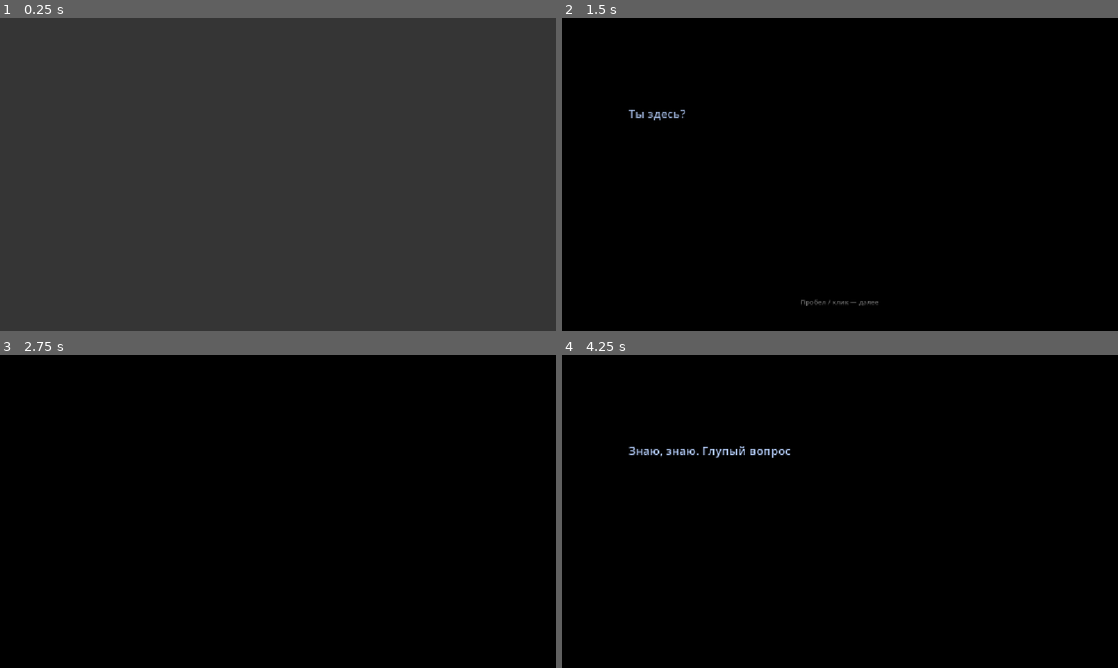
Above: before the commit, frames 1-4 (two rows, left to right).
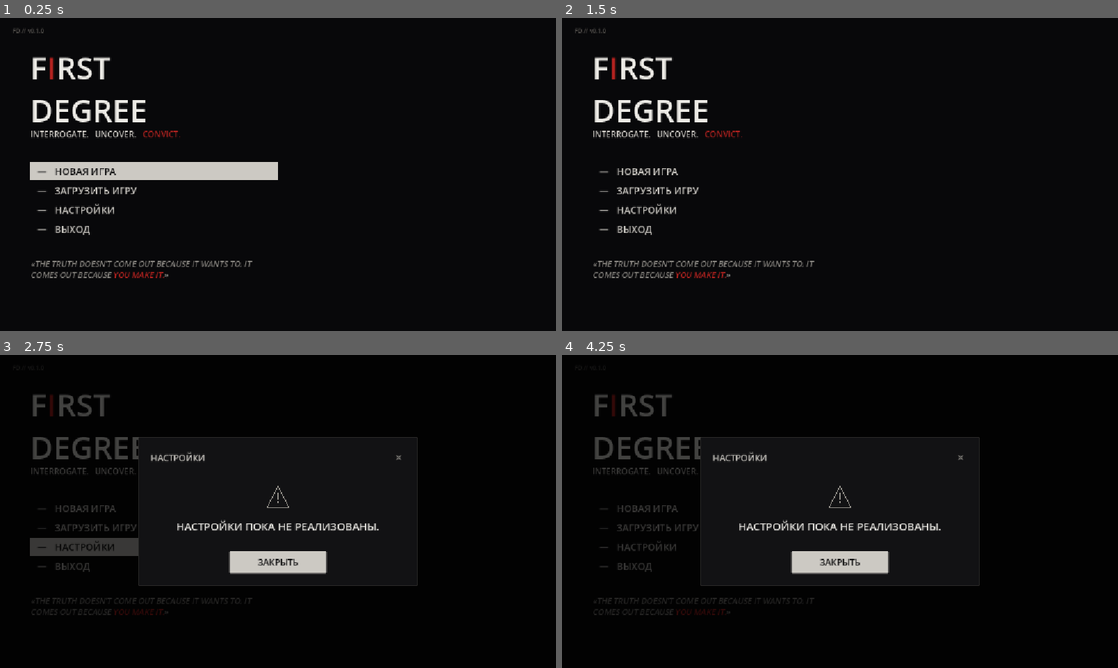
Above: after the commit, the same moments.

Repository: vtyurin89/first-degree-v-2
Game: Godot game, scene res://scenes/MainMenu.tscn
Two runs of this game, one before a commit and one after it. Both use one fixed random seed, a clock stepped at 60 frames per second and the inputs below. Before the commit the project starts from res://scenes/Main.tscn.
Inputs (mouse positions are in pixels of both pictures, inside the frame that each line leads up to):
- Up to frame 1 (0.25 s): no input
- Up to frame 2 (1.5 s): click (717, 190) at 0.5 s, where only the run after the commit has a clickable "— ЗАГРУЗИТЬ ИГРУ"; click (840, 224) at 1.25 s, where only the run after the commit has a clickable "ЗАКРЫТЬ"
- Up to frame 3 (2.75 s): click (155, 545) at 2 s, where only the run after the commit has a clickable "— НАСТРОЙКИ"
- Up to frame 4 (4.25 s): click (717, 508) at 2.75 s, where only the run after the commit has a clickable "— НОВАЯ ИГРА"; click (717, 508) at 3.5 s, where only the run after the commit has a clickable "— НОВАЯ ИГРА"

The runs differ from the first frame. In frame 1, 99% of the frame differs, in the area x 0-100%, y 0-100%; in frame 2, 3.4%; in frame 3, 5.4%; in frame 4, 4.7%.

Commit message:
feat: Main menu

Diff:
--- a/project.godot
+++ b/project.godot
@@ -11,13 +11,14 @@
 [application]
 
 config/name="first_degree_v2"
-run/main_scene="res://scenes/Main.tscn"
+run/main_scene="res://scenes/MainMenu.tscn"
 config/features=PackedStringArray("4.7", "Forward Plus")
 config/icon="res://icon.svg"
 
 [autoload]
 
 GameManager="*res://scripts/autoload/GameManager.gd"
+MenuController="*res://scripts/autoload/MenuController.gd"
 
 [display]
 
--- a/scenes/Main.tscn
+++ b/scenes/Main.tscn
@@ -1,6 +1,6 @@
-[gd_scene load_steps=2 format=3]
+[gd_scene format=3 uid="uid://bqett1tsfm3nt"]
 
 [ext_resource type="Script" path="res://scripts/Main.gd" id="1_main"]
 
-[node name="Main" type="Node"]
+[node name="Main" type="Node" unique_id=1883107428]
 script = ExtResource("1_main")
--- /dev/null
+++ b/scenes/MainMenu.tscn
@@ -0,0 +1,6 @@
+[gd_scene load_steps=2 format=3]
+
+[ext_resource type="Script" path="res://scripts/ui/MainMenu.gd" id="1_mainmenu"]
+
+[node name="MainMenu" type="Control"]
+script = ExtResource("1_mainmenu")
--- a/scripts/Main.gd
+++ b/scripts/Main.gd
@@ -2,5 +2,4 @@
 
 
 func _ready() -> void:
-	GameManager.reset_run()
-	GameManager.change_scene(GameManager.SCENE_PROLOGUE, 0.8)
+	GameManager.open_main_menu()
--- a/scripts/autoload/GameManager.gd
+++ b/scripts/autoload/GameManager.gd
@@ -13,7 +13,7 @@
 signal resistance_changed(value: int)
 signal flags_changed(flag: String)
 
-enum GameState { EXPLORATION_3D, DIALOGUE_VN, INTERROGATION }
+enum GameState { MAIN_MENU, EXPLORATION_3D, DIALOGUE_VN, INTERROGATION, PAUSED }
 
 const MAX_ENERGY := 10
 const DEFAULT_ENERGY := 10
@@ -23,6 +23,7 @@
 const SCENE_OFFICE := "res://scenes/Office3D.tscn"
 const SCENE_INTERROGATION := "res://scenes/Interrogation.tscn"
 const SCENE_EPILOGUE := "res://scenes/Epilogue.tscn"
+const SCENE_MAIN_MENU := "res://scenes/MainMenu.tscn"
 
 var current_state: int = GameState.EXPLORATION_3D
 var player_energy: int = DEFAULT_ENERGY
@@ -75,6 +76,23 @@
 	state_changed.emit(current_state)
 
 
+func is_gameplay_state() -> bool:
+	return current_state == GameState.EXPLORATION_3D or current_state == GameState.DIALOGUE_VN or current_state == GameState.INTERROGATION
+
+
+func start_new_game() -> void:
+	get_tree().paused = false
+	reset_run()
+	set_state(GameState.EXPLORATION_3D)
+	change_scene(SCENE_PROLOGUE, 1.0)
+
+
+func open_main_menu() -> void:
+	get_tree().paused = false
+	set_state(GameState.MAIN_MENU)
+	change_scene(SCENE_MAIN_MENU, 1.0)
+
+
 func add_energy(amount: int) -> int:
 	player_energy = clampi(player_energy + amount, 0, MAX_ENERGY)
 	energy_changed.emit(player_energy)
--- /dev/null
+++ b/scripts/autoload/MenuController.gd
@@ -0,0 +1,127 @@
+extends Node
+
+const PAUSE_LAYER := 90
+const MODAL_LAYER := 100
+
+var _pause_layer: CanvasLayer
+var _pause_menu: MenuScreen
+var _modal_layer: CanvasLayer
+var _modal: ModalDialog
+var _state_before_pause: int = -1
+var _prev_mouse_mode: int = Input.MOUSE_MODE_VISIBLE
+
+
+func _ready() -> void:
+	process_mode = Node.PROCESS_MODE_ALWAYS
+	_modal_layer = CanvasLayer.new()
+	_modal_layer.layer = MODAL_LAYER
+	_modal_layer.process_mode = Node.PROCESS_MODE_ALWAYS
+	add_child(_modal_layer)
+
+
+func _unhandled_input(event: InputEvent) -> void:
+	if not event.is_action_pressed("ui_cancel"):
+		return
+	if _modal != null:
+		_dismiss_modal()
+		get_viewport().set_input_as_handled()
+	elif _pause_menu != null:
+		resume_game()
+		get_viewport().set_input_as_handled()
+	elif GameManager.is_gameplay_state():
+		pause_game()
+		get_viewport().set_input_as_handled()
+
+
+func pause_game() -> void:
+	if _pause_menu != null or not GameManager.is_gameplay_state():
+		return
+	_state_before_pause = GameManager.current_state
+	_prev_mouse_mode = Input.mouse_mode
+	Input.mouse_mode = Input.MOUSE_MODE_VISIBLE
+	GameManager.set_state(GameManager.GameState.PAUSED)
+
+	_pause_layer = CanvasLayer.new()
+	_pause_layer.layer = PAUSE_LAYER
+	_pause_layer.process_mode = Node.PROCESS_MODE_ALWAYS
+	add_child(_pause_layer)
+
+	_pause_menu = MenuScreen.new()
+	_pause_layer.add_child(_pause_menu)
+	_pause_menu.configure(MenuScreen.Mode.PAUSE)
+	_pause_menu.action_selected.connect(_on_pause_action)
+	get_tree().paused = true
+
+
+func resume_game() -> void:
+	if _pause_menu == null:
+		return
+	get_tree().paused = false
+	_pause_menu.queue_free()
+	_pause_menu = null
+	_pause_layer.queue_free()
+	_pause_layer = null
+	if _state_before_pause >= 0:
+		GameManager.set_state(_state_before_pause)
+	_state_before_pause = -1
+	Input.mouse_mode = _prev_mouse_mode
+
+
+func show_modal(title: String, message: String, options: Array, on_result: Callable = Callable(), sub_message: String = "", show_icon: bool = true) -> ModalDialog:
+	_dismiss_modal()
+	_modal = ModalDialog.new()
+	_modal_layer.add_child(_modal)
+	_modal.configure(title, message, options, sub_message, show_icon)
+	_modal.option_selected.connect(func(value: String) -> void:
+		var callback := on_result
+		_dismiss_modal()
+		if callback.is_valid():
+			callback.call(value)
+	)
+	_modal.closed.connect(_dismiss_modal)
+	return _modal
+
+
+func _dismiss_modal() -> void:
+	if _modal == null:
+		return
+	var dialog := _modal
+	_modal = null
+	dialog.queue_free()
+
+
+func _on_pause_action(action_id: String) -> void:
+	match action_id:
+		"continue":
+			resume_game()
+		"save_game":
+			show_modal("СОХРАНЕНИЕ", "Сохранение пока не реализовано.", _ok_options())
+		"load_game":
+			show_modal("ЗАГРУЗКА ИГРЫ", "Загрузка пока не реализована.", _ok_options())
+		"settings":
+			show_modal("НАСТРОЙКИ", "Настройки пока не реализованы.", _ok_options())
+		"exit":
+			_confirm_exit()
+
+
+func _confirm_exit() -> void:
+	show_modal(
+		"ВЫХОД ИЗ ИГРЫ",
+		"Вы уверены, что хотите выйти?",
+		[
+			{"text": "ДА, ВЫЙТИ", "value": "exit", "primary": true, "danger": true},
+			{"text": "ОСТАТЬСЯ", "value": "stay"},
+		],
+		_on_exit_choice,
+		"Несохранённый прогресс будет потерян.",
+		true
+	)
+
+
+func _on_exit_choice(value: String) -> void:
+	if value == "exit":
+		get_tree().quit()
+
+
+func _ok_options() -> Array:
+	return [{"text": "ЗАКРЫТЬ", "value": "ok", "primary": true}]
--- a/scripts/exploration/Office3D.gd
+++ b/scripts/exploration/Office3D.gd
@@ -583,7 +583,7 @@
 	_ui_layer.add_child(_toast)
 
 	var controls := Label.new()
-	controls.text = "WASD — движение    |    мышь — обзор    |    E — взаимодействие    |    Esc — курсор"
+	controls.text = "WASD — движение    |    мышь — обзор    |    E — взаимодействие    |    Esc — пауза"
 	controls.add_theme_font_size_override("font_size", 14)
 	controls.modulate = Color(0.7, 0.7, 0.7, 0.8)
 	controls.anchor_left = 0.0
--- a/scripts/exploration/PlayerController3D.gd
+++ b/scripts/exploration/PlayerController3D.gd
@@ -31,11 +31,6 @@
 		rotate_y(-event.relative.x * mouse_sensitivity)
 		head.rotate_x(-event.relative.y * mouse_sensitivity)
 		head.rotation.x = clampf(head.rotation.x, -1.4, 1.4)
-	elif event.is_action_pressed("ui_cancel"):
-		if Input.mouse_mode == Input.MOUSE_MODE_CAPTURED:
-			release_mouse()
-		else:
-			capture_mouse()
 
 
 func _physics_process(delta: float) -> void:
--- a/scripts/ui/Epilogue.gd
+++ b/scripts/ui/Epilogue.gd
@@ -100,8 +100,7 @@
 	elif _waiting:
 		_next_line()
 	elif _done:
-		GameManager.reset_run()
-		GameManager.change_scene(GameManager.SCENE_PROLOGUE, 1.0)
+		GameManager.open_main_menu()
 
 
 func _unhandled_input(event: InputEvent) -> void:
--- /dev/null
+++ b/scripts/ui/MainMenu.gd
@@ -0,0 +1,31 @@
+extends Control
+
+var _menu: MenuScreen
+
+
+func _ready() -> void:
+	process_mode = Node.PROCESS_MODE_ALWAYS
+	set_anchors_and_offsets_preset(Control.PRESET_FULL_RECT)
+	Input.mouse_mode = Input.MOUSE_MODE_VISIBLE
+	get_tree().paused = false
+	GameManager.set_state(GameManager.GameState.MAIN_MENU)
+	_menu = MenuScreen.new()
+	add_child(_menu)
+	_menu.configure(MenuScreen.Mode.MAIN)
+	_menu.action_selected.connect(_on_action)
+
+
+func _on_action(action_id: String) -> void:
+	match action_id:
+		"new_game":
+			GameManager.start_new_game()
+		"load_game":
+			MenuController.show_modal("ЗАГРУЗКА ИГРЫ", "Загрузка пока не реализована.", _ok_options())
+		"settings":
+			MenuController.show_modal("НАСТРОЙКИ", "Настройки пока не реализованы.", _ok_options())
+		"exit":
+			get_tree().quit()
+
+
+func _ok_options() -> Array:
+	return [{"text": "ЗАКРЫТЬ", "value": "ok", "primary": true}]
--- /dev/null
+++ b/scripts/ui/MenuScreen.gd
@@ -0,0 +1,177 @@
+extends Control
+class_name MenuScreen
+
+signal action_selected(action_id: String)
+
+enum Mode { MAIN, PAUSE }
+
+const ITEMS_MAIN := [
+	{"id": "new_game", "label": "НОВАЯ ИГРА"},
+	{"id": "load_game", "label": "ЗАГРУЗИТЬ ИГРУ"},
+	{"id": "settings", "label": "НАСТРОЙКИ"},
+	{"id": "exit", "label": "ВЫХОД"},
+]
+
+const ITEMS_PAUSE := [
+	{"id": "continue", "label": "ПРОДОЛЖИТЬ"},
+	{"id": "save_game", "label": "СОХРАНИТЬ ИГРУ"},
+	{"id": "load_game", "label": "ЗАГРУЗИТЬ ИГРУ"},
+	{"id": "settings", "label": "НАСТРОЙКИ"},
+	{"id": "exit", "label": "ВЫХОД"},
+]
+
+var _mode := Mode.MAIN
+var _built := false
+var _background: ColorRect
+var _items: VBoxContainer
+
+
+func _ready() -> void:
+	process_mode = Node.PROCESS_MODE_ALWAYS
+	set_anchors_and_offsets_preset(Control.PRESET_FULL_RECT)
+	mouse_filter = Control.MOUSE_FILTER_STOP
+	_build()
+	_built = true
+	_apply_mode()
+
+
+func configure(mode: int) -> void:
+	_mode = mode
+	if _built:
+		_apply_mode()
+
+
+func _build() -> void:
+	_background = ColorRect.new()
+	_background.color = UIPalette.BG_DEEP
+	_background.mouse_filter = Control.MOUSE_FILTER_IGNORE
+	_background.set_anchors_and_offsets_preset(Control.PRESET_FULL_RECT)
+	add_child(_background)
+
+	var version := Label.new()
+	version.text = "FD // v0.1.0"
+	version.mouse_filter = Control.MOUSE_FILTER_IGNORE
+	version.add_theme_font_size_override("font_size", 12)
+	version.add_theme_color_override("font_color", UIPalette.TEXT_FAINT)
+	version.position = Vector2(26, 18)
+	add_child(version)
+
+	var content := VBoxContainer.new()
+	content.mouse_filter = Control.MOUSE_FILTER_PASS
+	content.add_theme_constant_override("separation", 0)
+	_set_rect(content, 0.055, 0.09, 0.5, 0.91, 0, 0, 0, 0)
+	add_child(content)
+
+	var title := RichTextLabel.new()
+	title.bbcode_enabled = true
+	title.scroll_active = false
+	title.mouse_filter = Control.MOUSE_FILTER_IGNORE
+	title.custom_minimum_size = Vector2(0, 170)
+	title.add_theme_font_size_override("normal_font_size", 64)
+	title.add_theme_color_override("default_color", UIPalette.WHITE)
+	title.text = "F[color=%s]I[/color]RST\nDEGREE" % UIPalette.html(UIPalette.RED)
+	content.add_child(title)
+
+	var subtitle := RichTextLabel.new()
+	subtitle.bbcode_enabled = true
+	subtitle.scroll_active = false
+	subtitle.mouse_filter = Control.MOUSE_FILTER_IGNORE
+	subtitle.custom_minimum_size = Vector2(0, 28)
+	subtitle.add_theme_font_size_override("normal_font_size", 17)
+	subtitle.add_theme_color_override("default_color", UIPalette.TEXT)
+	subtitle.text = "INTERROGATE.   UNCOVER.   [color=%s]CONVICT.[/color]" % UIPalette.html(UIPalette.RED)
+	content.add_child(subtitle)
+
+	var spacer_top := Control.new()
+	spacer_top.custom_minimum_size = Vector2(0, 42)
+	spacer_top.mouse_filter = Control.MOUSE_FILTER_IGNORE
+	content.add_child(spacer_top)
+
+	_items = VBoxContainer.new()
+	_items.mouse_filter = Control.MOUSE_FILTER_PASS
+	_items.add_theme_constant_override("separation", 2)
+	content.add_child(_items)
+
+	var spacer_expand := Control.new()
+	spacer_expand.size_flags_vertical = Control.SIZE_EXPAND_FILL
+	spacer_expand.mouse_filter = Control.MOUSE_FILTER_IGNORE
+	content.add_child(spacer_expand)
+
+	var quote := RichTextLabel.new()
+	quote.bbcode_enabled = true
+	quote.scroll_active = false
+	quote.mouse_filter = Control.MOUSE_FILTER_IGNORE
+	quote.custom_minimum_size = Vector2(0, 92)
+	quote.add_theme_font_size_override("normal_font_size", 14)
+	quote.add_theme_color_override("default_color", UIPalette.TEXT_DIM)
+	quote.text = "[i]«THE TRUTH DOESN'T COME OUT BECAUSE IT WANTS TO. IT COMES OUT BECAUSE [color=%s]YOU MAKE IT.[/color]»[/i]" % UIPalette.html(UIPalette.RED)
+	content.add_child(quote)
+
+
+func _apply_mode() -> void:
+	_background.color = UIPalette.BG_DEEP if _mode == Mode.MAIN else UIPalette.OVERLAY
+	_rebuild_items()
+
+
+func _rebuild_items() -> void:
+	for child in _items.get_children():
+		_items.remove_child(child)
+		child.queue_free()
+	var list: Array = ITEMS_MAIN if _mode == Mode.MAIN else ITEMS_PAUSE
+	var first: Button = null
+	for item in list:
+		var button := Button.new()
+		button.text = "—   " + String(item.get("label", ""))
+		button.alignment = HORIZONTAL_ALIGNMENT_LEFT
+		button.focus_mode = Control.FOCUS_ALL
+		button.custom_minimum_size = Vector2(0, 38)
+		button.add_theme_font_size_override("font_size", 20)
+		_style_item(button)
+		button.mouse_entered.connect(button.grab_focus)
+		button.pressed.connect(_on_item_pressed.bind(String(item.get("id", ""))))
+		_items.add_child(button)
+		if first == null:
+			first = button
+	if first != null and is_inside_tree():
+		first.grab_focus()
+
+
+func _style_item(button: Button) -> void:
+	var normal := _item_box(Color(0, 0, 0, 0))
+	var hover := _item_box(UIPalette.SELECTED_BG)
+	var pressed := _item_box(UIPalette.SELECTED_BG.darkened(0.1))
+	var focus := _item_box(UIPalette.SELECTED_BG)
+
+	button.add_theme_stylebox_override("normal", normal)
+	button.add_theme_stylebox_override("hover", hover)
+	button.add_theme_stylebox_override("pressed", pressed)
+	button.add_theme_stylebox_override("focus", focus)
+	button.add_theme_color_override("font_color", UIPalette.TEXT)
+	button.add_theme_color_override("font_hover_color", UIPalette.SELECTED_TEXT)
+	button.add_theme_color_override("font_pressed_color", UIPalette.SELECTED_TEXT)
+	button.add_theme_color_override("font_focus_color", UIPalette.SELECTED_TEXT)
+
+
+func _item_box(bg: Color) -> StyleBoxFlat:
+	var box := StyleBoxFlat.new()
+	box.bg_color = bg
+	box.content_margin_left = 14
+	box.content_margin_right = 14
+	box.content_margin_top = 4
+	box.content_margin_bottom = 4
+	return box
+
+
+func _on_item_pressed(action_id: String) -> void:
+	action_selected.emit(action_id)
+
+
+func _set_rect(control: Control, left: float, top: float, right: float, bottom: float, offset_left: float, offset_top: float, offset_right: float, offset_bottom: float) -> void:
+	control.anchor_left = left
+	control.anchor_top = top
+	control.anchor_right = right
+	control.anchor_bottom = bottom
+	control.offset_left = offset_left
+	control.offset_top = offset_top
+	control.offset_right = offset_right
+	control.offset_bottom = offset_bottom
--- /dev/null
+++ b/scripts/ui/ModalDialog.gd
@@ -0,0 +1,204 @@
+extends Control
+class_name ModalDialog
+
+signal option_selected(value: String)
+signal closed
+
+var _title_label: Label
+var _close_button: Button
+var _icon_container: CenterContainer
+var _message_label: Label
+var _sub_label: Label
+var _buttons: HBoxContainer
+var _built := false
+
+var _title_text := ""
+var _message_text := ""
+var _sub_text := ""
+var _options: Array = []
+var _show_icon := true
+
+
+func _ready() -> void:
+	process_mode = Node.PROCESS_MODE_ALWAYS
+	set_anchors_and_offsets_preset(Control.PRESET_FULL_RECT)
+	mouse_filter = Control.MOUSE_FILTER_STOP
+	_build()
+	_built = true
+	_apply_config()
+
+
+func configure(title: String, message: String, options: Array, sub_message: String = "", show_icon: bool = true) -> void:
+	_title_text = title
+	_message_text = message
+	_sub_text = sub_message
+	_options = options
+	_show_icon = show_icon
+	if _built:
+		_apply_config()
+
+
+func dismiss() -> void:
+	closed.emit()
+
+
+func _build() -> void:
+	var dim := ColorRect.new()
+	dim.color = Color(0.0, 0.0, 0.0, 0.72)
+	dim.mouse_filter = Control.MOUSE_FILTER_IGNORE
+	dim.set_anchors_and_offsets_preset(Control.PRESET_FULL_RECT)
+	add_child(dim)
+
+	var center := CenterContainer.new()
+	center.set_anchors_and_offsets_preset(Control.PRESET_FULL_RECT)
+	add_child(center)
+
+	var panel := PanelContainer.new()
+	panel.custom_minimum_size = Vector2(580, 0)
+	panel.add_theme_stylebox_override("panel", UIPalette.make_style(UIPalette.BG_PANEL, UIPalette.GREY_LINE, 1, 2, 26))
+	center.add_child(panel)
+
+	var vbox := VBoxContainer.new()
+	vbox.add_theme_constant_override("separation", 16)
+	panel.add_child(vbox)
+
+	var header := HBoxContainer.new()
+	header.add_theme_constant_override("separation", 12)
+	vbox.add_child(header)
+
+	_title_label = Label.new()
+	_title_label.add_theme_font_size_override("font_size", 18)
+	_title_label.add_theme_color_override("font_color", UIPalette.TEXT)
+	_title_label.size_flags_horizontal = Control.SIZE_EXPAND_FILL
+	header.add_child(_title_label)
+
+	_close_button = Button.new()
+	_close_button.text = "✕"
+	_close_button.flat = true
+	_close_button.focus_mode = Control.FOCUS_NONE
+	_close_button.custom_minimum_size = Vector2(28, 28)
+	_close_button.add_theme_font_size_override("font_size", 18)
+	_close_button.add_theme_color_override("font_color", UIPalette.TEXT_DIM)
+	_close_button.add_theme_color_override("font_hover_color", UIPalette.RED_BRIGHT)
+	_close_button.pressed.connect(func() -> void: closed.emit())
+	header.add_child(_close_button)
+
+	var line := ColorRect.new()
+	line.color = UIPalette.GREY_LINE
+	line.custom_minimum_size = Vector2(0, 1)
+	line.mouse_filter = Control.MOUSE_FILTER_IGNORE
+	vbox.add_child(line)
+
+	_icon_container = CenterContainer.new()
+	_icon_container.custom_minimum_size = Vector2(0, 60)
+	vbox.add_child(_icon_container)
+	_icon_container.add_child(WarningIcon.new())
+
+	_message_label = Label.new()
+	_message_label.horizontal_alignment = HORIZONTAL_ALIGNMENT_CENTER
+	_message_label.autowrap_mode = TextServer.AUTOWRAP_WORD_SMART
+	_message_label.add_theme_font_size_override("font_size", 22)
+	_message_label.add_theme_color_override("font_color", UIPalette.WHITE)
+	vbox.add_child(_message_label)
+
+	_sub_label = Label.new()
+	_sub_label.horizontal_alignment = HORIZONTAL_ALIGNMENT_CENTER
+	_sub_label.autowrap_mode = TextServer.AUTOWRAP_WORD_SMART
+	_sub_label.add_theme_font_size_override("font_size", 14)
+	_sub_label.add_theme_color_override("font_color", UIPalette.TEXT_DIM)
+	vbox.add_child(_sub_label)
+
+	var button_spacer := Control.new()
+	button_spacer.custom_minimum_size = Vector2(0, 4)
+	button_spacer.mouse_filter = Control.MOUSE_FILTER_IGNORE
+	vbox.add_child(button_spacer)
+
+	_buttons = HBoxContainer.new()
+	_buttons.alignment = BoxContainer.ALIGNMENT_CENTER
+	_buttons.add_theme_constant_override("separation", 16)
+	vbox.add_child(_buttons)
+
+
+func _apply_config() -> void:
+	if not _built:
+		return
+	_title_label.text = _title_text.to_upper()
+	_message_label.text = _message_text.to_upper()
+	_sub_label.text = _sub_text
+	_sub_label.visible = _sub_text != ""
+	_icon_container.visible = _show_icon
+	for child in _buttons.get_children():
+		_buttons.remove_child(child)
+		child.queue_free()
+	var first_button: Button = null
+	for option in _options:
+		var button := Button.new()
+		button.text = String(option.get("text", "OK")).to_upper()
+		button.focus_mode = Control.FOCUS_ALL
+		button.custom_minimum_size = Vector2(200, 44)
+		button.add_theme_font_size_override("font_size", 18)
+		_style_button(button, bool(option.get("primary", false)), bool(option.get("danger", false)))
+		button.mouse_entered.connect(button.grab_focus)
+		button.pressed.connect(_on_option.bind(String(option.get("value", "ok"))))
+		_buttons.add_child(button)
+		if first_button == null:
+			first_button = button
+	if first_button != null:
+		first_button.grab_focus()
+
+
+func _on_option(value: String) -> void:
+	option_selected.emit(value)
+
+
+func _style_button(button: Button, primary: bool, danger: bool) -> void:
+	var normal := StyleBoxFlat.new()
+	var hover := StyleBoxFlat.new()
+	var pressed := StyleBoxFlat.new()
+	var focus := StyleBoxFlat.new()
+	for style in [normal, hover, pressed, focus]:
+		style.set_corner_radius_all(2)
+		style.content_margin_left = 20
+		style.content_margin_right = 20
+		style.content_margin_top = 10
+		style.content_margin_bottom = 10
+	var font_color := UIPalette.TEXT
+	var hover_font := UIPalette.WHITE
+	var pressed_font := UIPalette.WHITE
+	if primary and danger:
+		normal.bg_color = UIPalette.RED
+		hover.bg_color = UIPalette.RED_BRIGHT
+		pressed.bg_color = UIPalette.RED_DIM
+		focus.bg_color = UIPalette.RED
+		font_color = UIPalette.WHITE
+		hover_font = UIPalette.WHITE
+		pressed_font = UIPalette.WHITE
+	elif primary:
+		normal.bg_color = UIPalette.SELECTED_BG
+		hover.bg_color = UIPalette.WHITE
+		pressed.bg_color = UIPalette.SELECTED_BG.darkened(0.1)
+		focus.bg_color = UIPalette.SELECTED_BG
+		font_color = UIPalette.SELECTED_TEXT
+		hover_font = UIPalette.SELECTED_TEXT
+		pressed_font = UIPalette.SELECTED_TEXT
+	else:
+		normal.bg_color = Color(0, 0, 0, 0)
+		normal.border_color = UIPalette.GREY_LINE
+		normal.set_border_width_all(1)
+		hover.bg_color = UIPalette.BG_BAR
+		hover.border_color = UIPalette.GREY
+		hover.set_border_width_all(1)
+		pressed.bg_color = UIPalette.BG_DEEP
+		pressed.border_color = UIPalette.GREY
+		pressed.set_border_width_all(1)
+		focus.bg_color = UIPalette.BG_BAR
+		focus.border_color = UIPalette.GREY
+		focus.set_border_width_all(1)
+	button.add_theme_stylebox_override("normal", normal)
+	button.add_theme_stylebox_override("hover", hover)
+	button.add_theme_stylebox_override("pressed", pressed)
+	button.add_theme_stylebox_override("focus", focus)
+	button.add_theme_color_override("font_color", font_color)
+	button.add_theme_color_override("font_hover_color", hover_font)
+	button.add_theme_color_override("font_pressed_color", pressed_font)
+	button.add_theme_color_override("font_focus_color", hover_font)
--- /dev/null
+++ b/scripts/ui/UIPalette.gd
@@ -0,0 +1,35 @@
+extends RefCounted
+class_name UIPalette
+
+const BG_DEEP := Color(0.031, 0.031, 0.039)
+const BG_PANEL := Color(0.071, 0.071, 0.078)
+const BG_BAR := Color(0.102, 0.102, 0.114)
+const OVERLAY := Color(0.0, 0.0, 0.0, 0.86)
+
+const TEXT := Color(0.820, 0.808, 0.784)
+const TEXT_DIM := Color(0.525, 0.514, 0.494)
+const TEXT_FAINT := Color(0.337, 0.325, 0.310)
+const WHITE := Color(0.929, 0.922, 0.902)
+const GREY := Color(0.561, 0.549, 0.525)
+const GREY_LINE := Color(0.227, 0.220, 0.208)
+
+const SELECTED_BG := Color(0.800, 0.788, 0.765)
+const SELECTED_TEXT := Color(0.047, 0.047, 0.051)
+
+const RED := Color(0.698, 0.133, 0.122)
+const RED_BRIGHT := Color(0.851, 0.224, 0.204)
+const RED_DIM := Color(0.420, 0.102, 0.094)
+
+
+static func html(color: Color) -> String:
+	return "#" + color.to_html(false)
+
+
+static func make_style(bg: Color, border_color: Color = Color(0, 0, 0, 0), border_width: int = 0, radius: int = 2, margin: int = 16) -> StyleBoxFlat:
+	var style := StyleBoxFlat.new()
+	style.bg_color = bg
+	style.border_color = border_color
+	style.set_border_width_all(border_width)
+	style.set_corner_radius_all(radius)
+	style.set_content_margin_all(margin)
+	return style
--- /dev/null
+++ b/scripts/ui/WarningIcon.gd
@@ -0,0 +1,22 @@
+extends Control
+class_name WarningIcon
+
+const ICON_SIZE := 52.0
+
+
+func _ready() -> void:
+	custom_minimum_size = Vector2(ICON_SIZE, ICON_SIZE)
+	mouse_filter = Control.MOUSE_FILTER_IGNORE
+	queue_redraw()
+
+
+func _draw() -> void:
+	var w := ICON_SIZE
+	var h := ICON_SIZE
+	var color := UIPalette.GREY
+	var top := Vector2(w * 0.5, 4.0)
+	var right := Vector2(w - 4.0, h - 4.0)
+	var left := Vector2(4.0, h - 4.0)
+	draw_polyline(PackedVector2Array([top, right, left, top]), color, 2.0)
+	draw_line(Vector2(w * 0.5, h * 0.34), Vector2(w * 0.5, h * 0.62), color, 2.5)
+	draw_circle(Vector2(w * 0.5, h * 0.73), 2.0, color)
--- a/scripts/vn/InterrogationUI.gd
+++ b/scripts/vn/InterrogationUI.gd
@@ -27,6 +27,7 @@
 func _ready() -> void:
 	set_anchors_and_offsets_preset(Control.PRESET_FULL_RECT)
 	mouse_filter = Control.MOUSE_FILTER_PASS
+	Input.mouse_mode = Input.MOUSE_MODE_VISIBLE
 	GameManager.set_state(GameManager.GameState.INTERROGATION)
 	_build_ui()
 	_connect_game()
Not shown, changed: scripts/Main.gd.uid
Not shown, added: scripts/autoload/MenuController.gd.uid
Not shown, added: scripts/ui/MainMenu.gd.uid
Not shown, added: scripts/ui/MenuScreen.gd.uid
Not shown, added: scripts/ui/ModalDialog.gd.uid
Not shown, added: scripts/ui/UIPalette.gd.uid
Not shown, added: scripts/ui/WarningIcon.gd.uid
